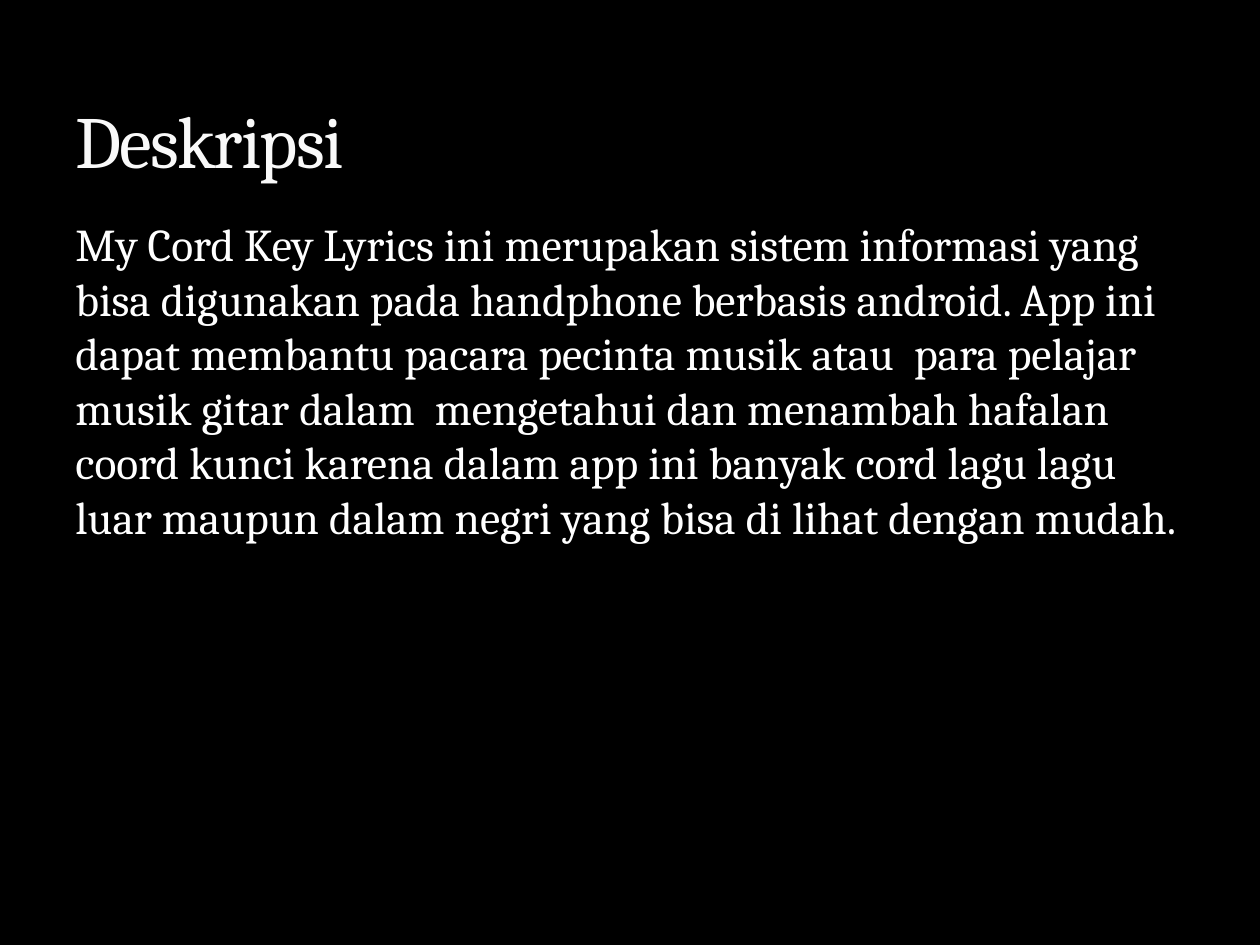
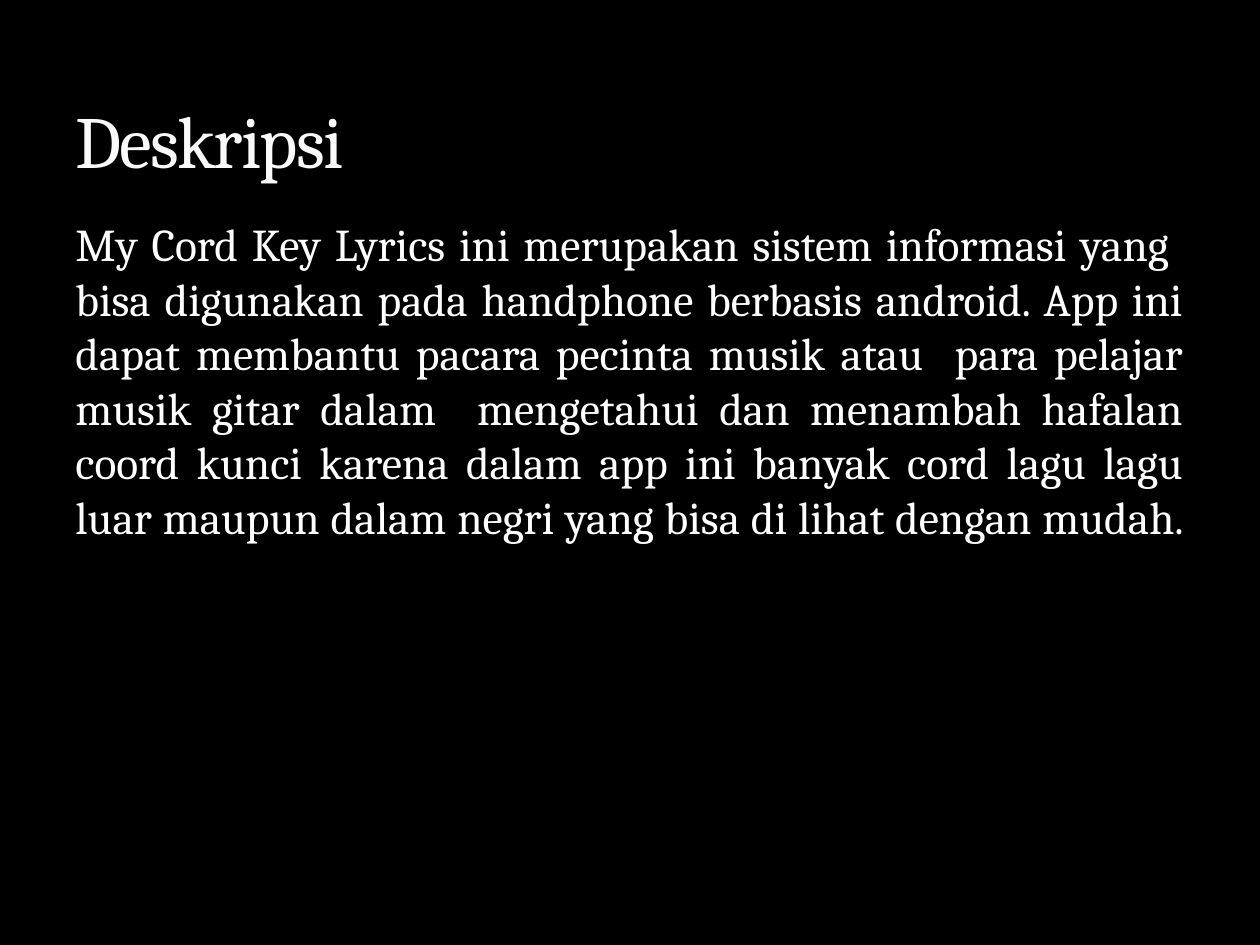
Before and after one commit to dodiimron/Tubes-IFB-1127050044-1127050117, a slide deck: slide 2 of MCKL program.pptx. Drawn at 1260x945 pixels with LibreOffice and Linux fonts; fonts in the diff are those of the drawing; background and template pictures are left out. Boxes give left, top, right and bottom in pixels: in the first picture for what was removed or moved away, otherwise in the second. Text is boxed around its words. In the diff, an @@ line names an element or a change of style, - is before the commit and + after.

```diff
--- a/MCKL program.pptx
+++ b/MCKL program.pptx
@@ text "My Cord Key Lyrics ini ..." at [75,228,1183,544]: alignment left to justified @@
```
Also in this commit, not shown: 3 other slides changed, 1 other file.
